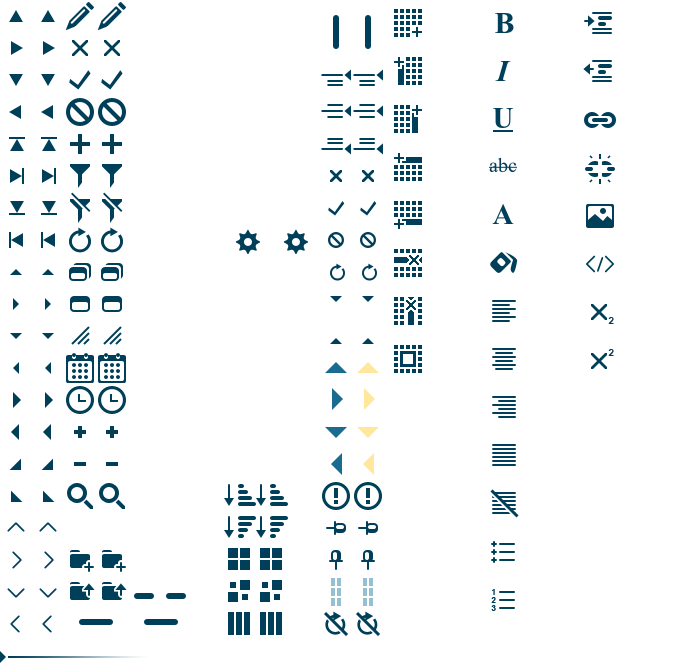
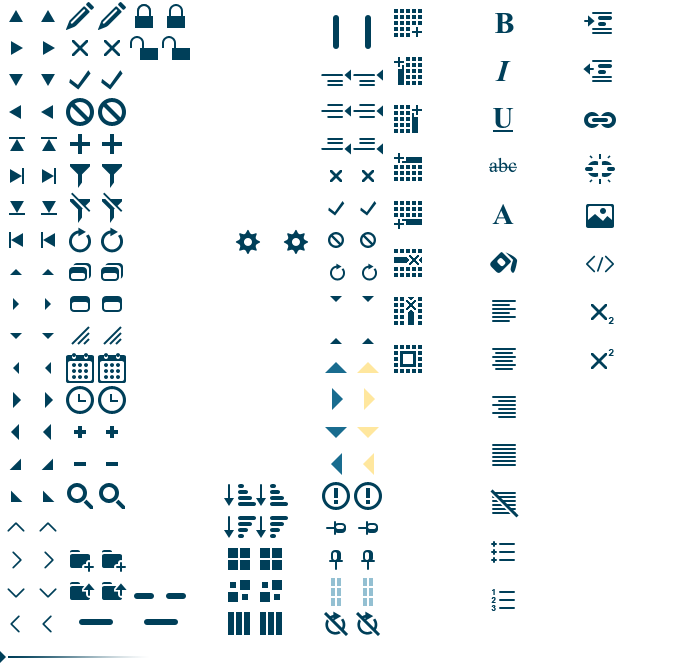
Comparing the layer stacks of the two 680×672 images. Changes:
added group "Lock" with 5 layers above "table hover" over [130, 4, 190, 60]
added layer "unlcok hover" in group "Lock" over [162, 36, 190, 60]
added layer "unlcok" in group "Lock" over [130, 36, 158, 60]
added layer "lock-hover" in group "Lock" over [167, 4, 185, 28]
added layer "lock" in group "Lock" over [135, 4, 153, 28]
added layer "source" in group "Lock" over [135, 4, 153, 28]
